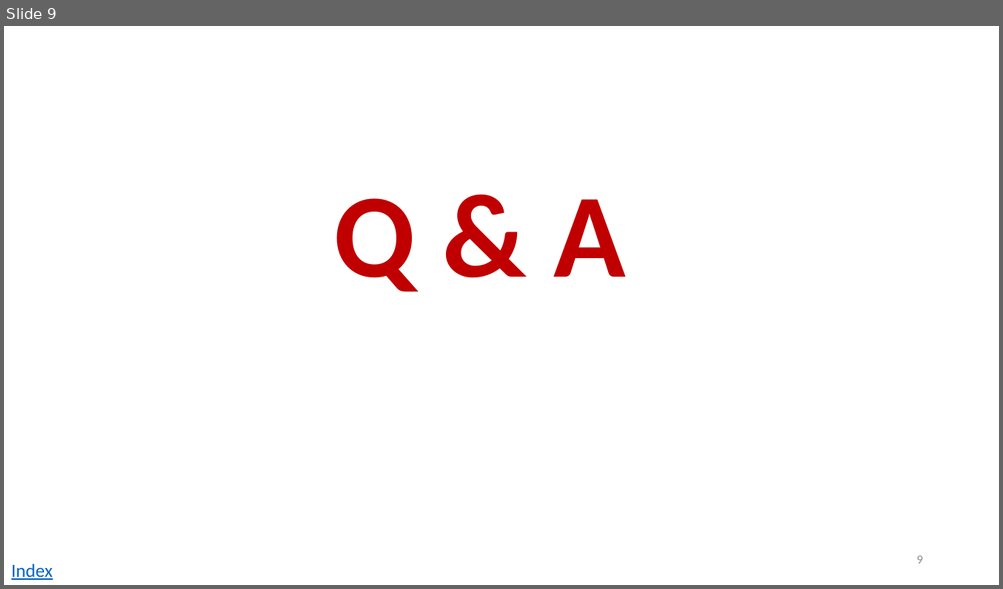
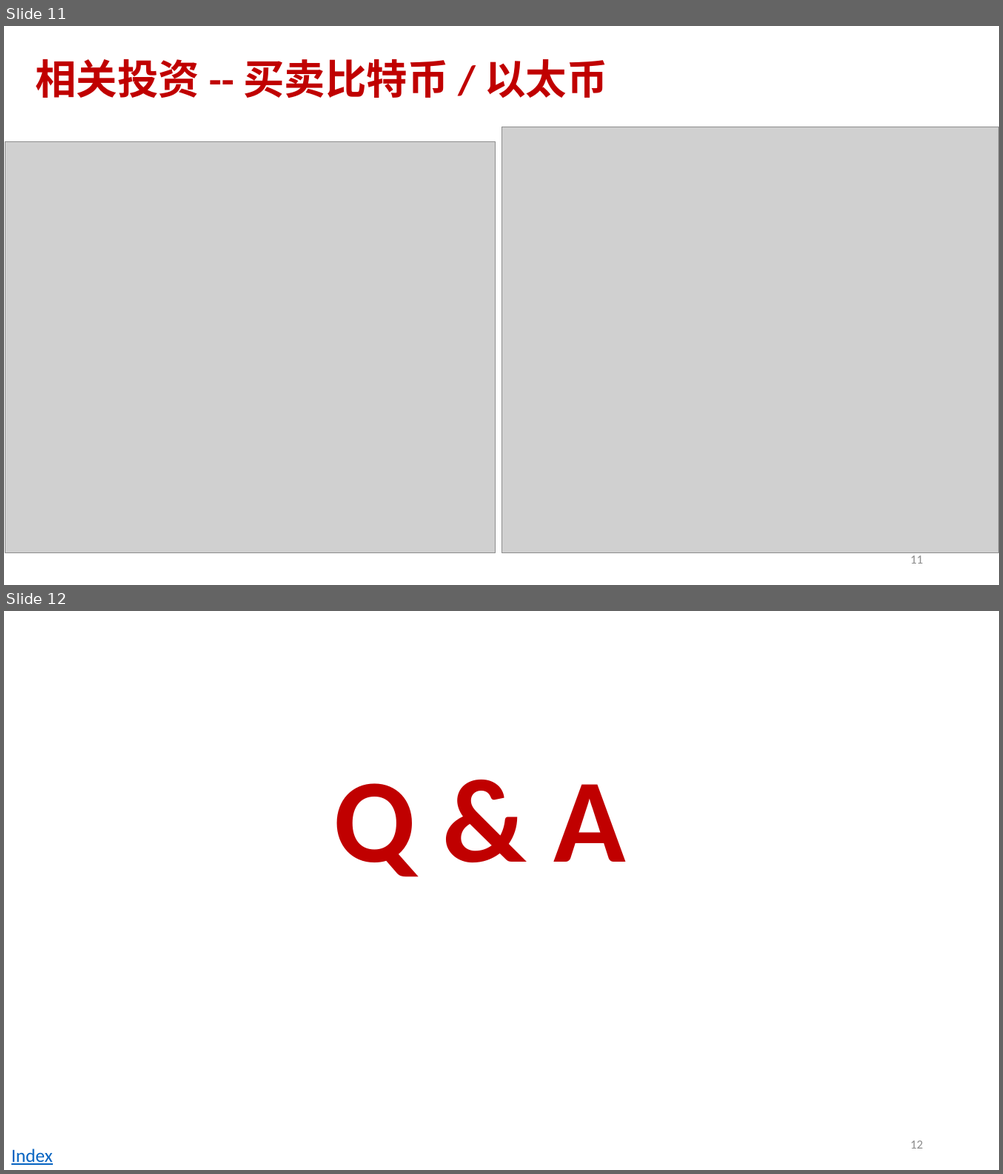
Before and after one commit to andyplusplus/blockchain, a slide deck: how_bitcoin_works_2/bc_0_blockChain.pptx. Shown one above the other, each under a label of ours: slide 9 before the commit, slides 11 and 12 after it. The pictures are 1003x589 and 1003x1174 pixels, drawn with LibreOffice and Linux fonts; fonts in the diff are those of the drawing; grey boxes stand for pictures. Boxes give left, top, right and bottom in pixels: in the first picture for what was removed or moved away, otherwise in the second. Text is boxed around its words. In the diff, an @@ line names an element or a change of style, - is before the commit and + after.

```diff
--- a/how_bitcoin_works_2/bc_0_blockChain.pptx
+++ b/how_bitcoin_works_2/bc_0_blockChain.pptx
@@ slide 11 added at (4, 26, 999, 585), background #FFFFFF @@
@@ title added at (36, 59, 607, 98), 39.6 pt, text #C00000, bold @@
+相关投资 -- 买卖比特币 / 以太币
@@ picture added at (502, 127, 998, 554) @@
@@ picture added at (5, 142, 495, 554) @@
@@ page number added at (910, 556, 922, 564), 12 pt, text #8C8C8C @@
+11
@@ what was slide 9 is now slide 12 @@
@@ page number at (910, 1141, 922, 1149): text changed @@
-9
+12
```
Also in this commit, not shown: 3 slides changed, 5 other slides added, 3 slides removed, 15 other files.
